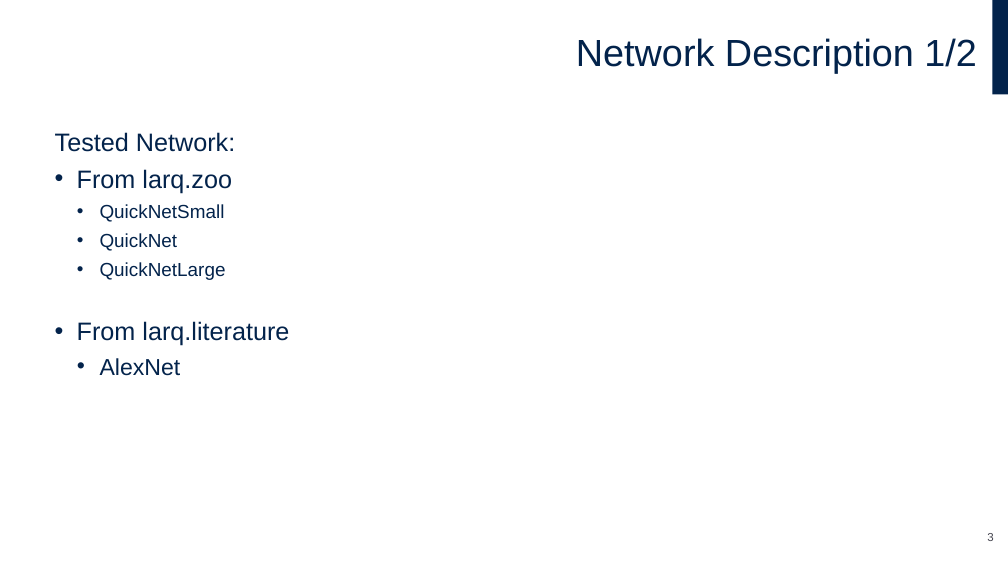
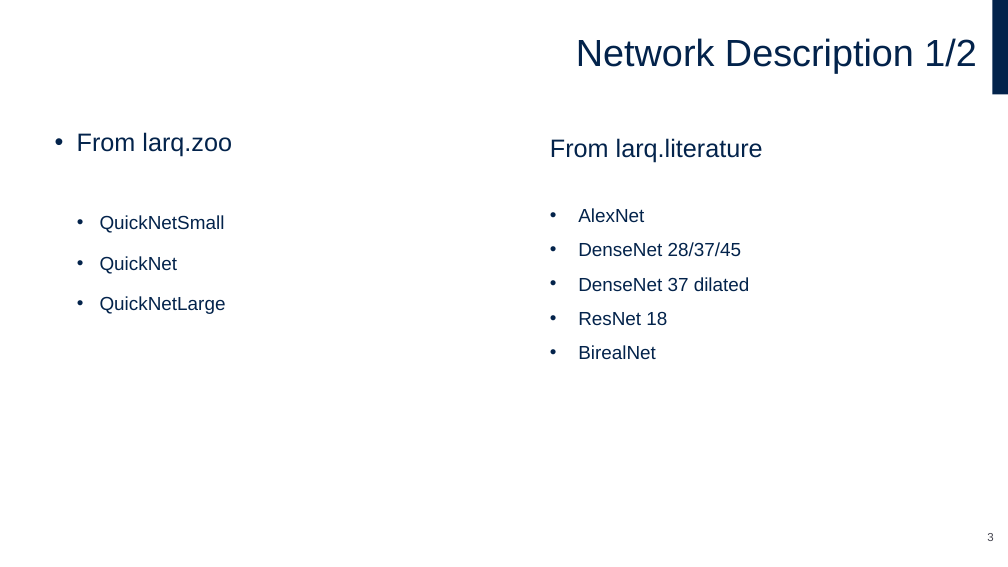
Before and after one commit to FrancescoLoro/qkeras_vs_larq_zoo_tester, a slide deck: slide 3 of zoo_qkeras_vs_larq.pptx. Drawn at 1008x567 pixels with LibreOffice and Linux fonts; fonts in the diff are those of the drawing; background and template pictures are left out. Boxes give left, top, right and bottom in pixels: in the first picture for what was removed or moved away, otherwise in the second. Text is boxed around its words. In the diff, an @@ line names an element or a change of style, - is before the commit and + after.

Commit message:
added dense networks

```diff
--- a/zoo_qkeras_vs_larq.pptx
+++ b/zoo_qkeras_vs_larq.pptx
@@ text at <box>55,132,235,152</box>: paragraph removed @@
-  Tested Network:
@@ text added at <box>550,138,763,360</box>, 18 pt, text #03234B @@
+  From larq.literature
+  • AlexNet
+  • DenseNet 28/37/45
+  • DenseNet 37 dilated
+  • ResNet 18
+  • BirealNet
@@ text at <box>100,215,226,314</box>: line spacing 1 to 1.5 @@
@@ text at <box>77,321,289,376</box>: paragraphs removed @@
-  • From larq.literature
-    • AlexNet
```
Also in this commit, not shown: 4 other slides changed, 6 slides added, 12 other files.
